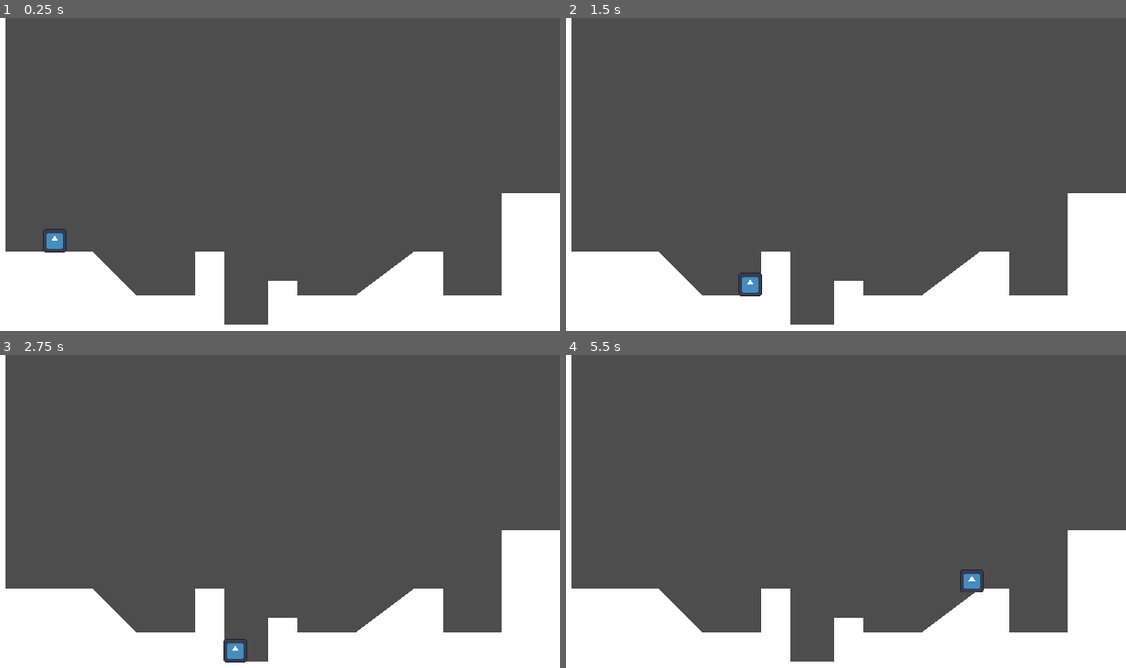
Above: before the commit, frames 1-4 (two rows, left to right).
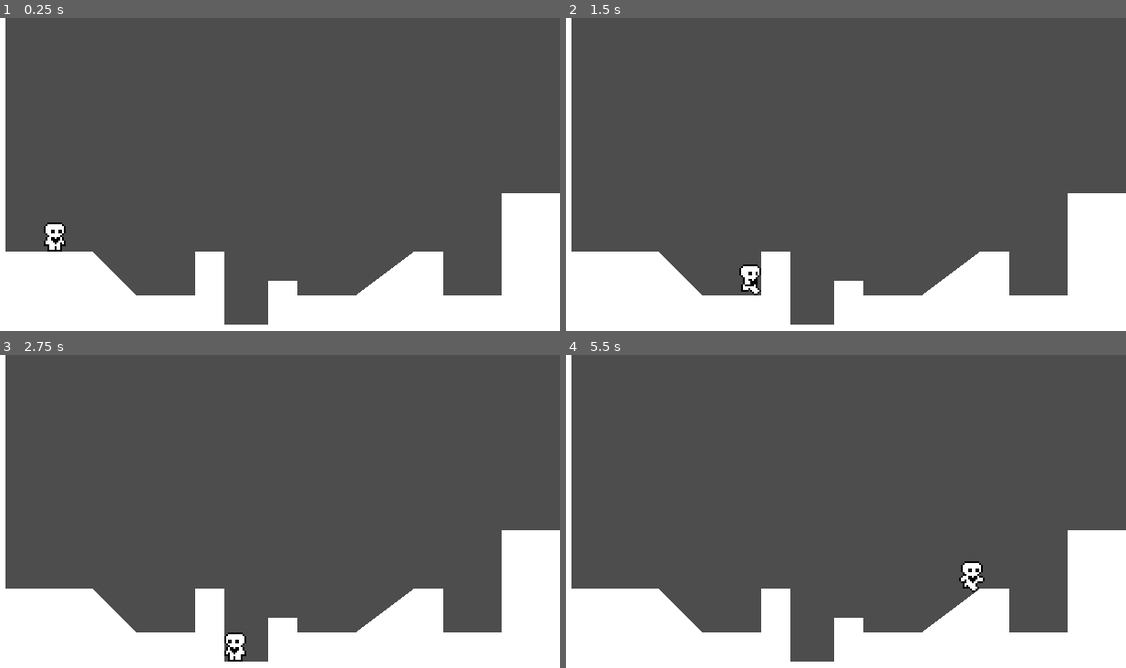
Above: after the commit, the same moments.

Repository: Hitchhiker-Dave/Heart_Beast_Tutorial_Godot4
Game: Godot game, scene res://world.tscn
Two runs of this game, one before a commit and one after it. Both use one fixed random seed, a clock stepped at 60 frames per second and the inputs below. The engine's default icon, where the game draws it, is replaced by a stand-in: a white triangle on a blue panel in a dark square.
Inputs:
- Up to frame 1 (0.25 s): no input
- Up to frame 2 (1.5 s): tap Enter (ui_accept) at 0.5, 0.77 s; hold Right (ui_right) from 0.53 s (still down)
- Up to frame 3 (2.75 s): tap Enter (ui_accept) at 1.52 s; release Right (ui_right) at 2.03 s; hold Left (ui_left) from 2.03 s (still down)
- Up to frame 4 (5.5 s): tap Enter (ui_accept) at 2.75, 3.02, 3.77, 4.52 s; release Left (ui_left) at 2.78 s; hold Right (ui_right) 2.78-4.28 s; hold Left (ui_left) 4.28-5.03 s; hold Right (ui_right) from 5.03 s (still down)

The runs differ from the first frame. In frame 1, 0.3% of the frame differs, in the area x 7-12%, y 65-75%; in frame 2, 0.3%; in frame 3, 0.3%; in frame 4, 0.4%, in the area x 70-75%, y 65-76%.

Commit message:
Sprites and Animations
Added new player sprite with run, jump, and idle animations

Diff:
--- a/player.gd
+++ b/player.gd
@@ -1,6 +1,8 @@
 #template for Character Body 2d
-#Stopped tutorial at 38:55 mark
+#Stopped tutorial at 49:00 mark
 extends CharacterBody2D
+
+@onready var animated_sprite_2d = $AnimatedSprite2D
 
 #Variables not from the template
 const ACCELERATION = 800
@@ -34,6 +36,18 @@
 	if direction != 0: #Ie is a direction key being pressed
 		velocity.x = move_toward(velocity.x, SPEED * direction, ACCELERATION * delta)
 
+func update_animations(direction):
+	#updates animation based on player velocity
+	#following if-else tree works only in this order
+	if direction != 0: #player is moving
+		animated_sprite_2d.flip_h = (direction < 0) #flips sprite in direction of movement
+		animated_sprite_2d.play("run")
+	else:
+		animated_sprite_2d.play("idle")
+
+	if not is_on_floor():
+		animated_sprite_2d.play("jump")
+
 #physics process updates a set amount of times per second; default is 60fps
 func _physics_process(delta):
 
@@ -49,4 +63,6 @@
 
 	apply_friction(direction, delta)
 
+	update_animations(direction)
+
 	move_and_slide()
--- a/player.tscn
+++ b/player.tscn
@@ -1,20 +1,97 @@
-[gd_scene load_steps=4 format=3 uid="uid://cxhbgysk4o3wk"]
+[gd_scene load_steps=13 format=3 uid="uid://cxhbgysk4o3wk"]
 
 [ext_resource type="Script" path="res://player.gd" id="1_cuhup"]
-[ext_resource type="Texture2D" uid="uid://dwnxdofuj0h75" path="res://icon.svg" id="1_iygoj"]
+[ext_resource type="Texture2D" uid="uid://jecjo7fmyy7" path="res://player.png" id="2_iuy2l"]
+
+[sub_resource type="AtlasTexture" id="AtlasTexture_iy3sx"]
+atlas = ExtResource("2_iuy2l")
+region = Rect2(0, 0, 24, 20)
+
+[sub_resource type="AtlasTexture" id="AtlasTexture_7gtj2"]
+atlas = ExtResource("2_iuy2l")
+region = Rect2(144, 0, 24, 20)
+
+[sub_resource type="AtlasTexture" id="AtlasTexture_hs8xt"]
+atlas = ExtResource("2_iuy2l")
+region = Rect2(24, 0, 24, 20)
+
+[sub_resource type="AtlasTexture" id="AtlasTexture_0wpej"]
+atlas = ExtResource("2_iuy2l")
+region = Rect2(48, 0, 24, 20)
+
+[sub_resource type="AtlasTexture" id="AtlasTexture_cpmge"]
+atlas = ExtResource("2_iuy2l")
+region = Rect2(72, 0, 24, 20)
+
+[sub_resource type="AtlasTexture" id="AtlasTexture_nyogp"]
+atlas = ExtResource("2_iuy2l")
+region = Rect2(96, 0, 24, 20)
+
+[sub_resource type="AtlasTexture" id="AtlasTexture_4e7ji"]
+atlas = ExtResource("2_iuy2l")
+region = Rect2(120, 0, 24, 20)
+
+[sub_resource type="AtlasTexture" id="AtlasTexture_upi3s"]
+atlas = ExtResource("2_iuy2l")
+region = Rect2(0, 0, 24, 20)
+
+[sub_resource type="SpriteFrames" id="SpriteFrames_474c4"]
+animations = [{
+"frames": [{
+"duration": 1.0,
+"texture": SubResource("AtlasTexture_iy3sx")
+}],
+"loop": true,
+"name": &"idle",
+"speed": 5.0
+}, {
+"frames": [{
+"duration": 1.0,
+"texture": SubResource("AtlasTexture_7gtj2")
+}],
+"loop": true,
+"name": &"jump",
+"speed": 5.0
+}, {
+"frames": [{
+"duration": 1.0,
+"texture": SubResource("AtlasTexture_hs8xt")
+}, {
+"duration": 1.0,
+"texture": SubResource("AtlasTexture_0wpej")
+}, {
+"duration": 1.0,
+"texture": SubResource("AtlasTexture_cpmge")
+}, {
+"duration": 1.0,
+"texture": SubResource("AtlasTexture_nyogp")
+}, {
+"duration": 1.0,
+"texture": SubResource("AtlasTexture_4e7ji")
+}, {
+"duration": 1.0,
+"texture": SubResource("AtlasTexture_upi3s")
+}],
+"loop": true,
+"name": &"run",
+"speed": 10.0
+}]
 
 [sub_resource type="CapsuleShape2D" id="CapsuleShape2D_k2jte"]
 radius = 24.0
-height = 48.0
+height = 64.0
 
 [node name="Player" type="CharacterBody2D"]
 floor_snap_length = 2.0
 script = ExtResource("1_cuhup")
 
-[node name="Sprite2D" type="Sprite2D" parent="."]
-scale = Vector2(0.1, 0.1)
-texture = ExtResource("1_iygoj")
+[node name="AnimatedSprite2D" type="AnimatedSprite2D" parent="."]
+position = Vector2(0, -10)
+sprite_frames = SubResource("SpriteFrames_474c4")
+animation = &"idle"
+frame_progress = 0.898151
 
 [node name="CollisionShape2D" type="CollisionShape2D" parent="."]
+position = Vector2(0, -8)
 scale = Vector2(0.25, 0.25)
 shape = SubResource("CapsuleShape2D_k2jte")
Binary file added: player.png
Not shown, added: player.png.import
